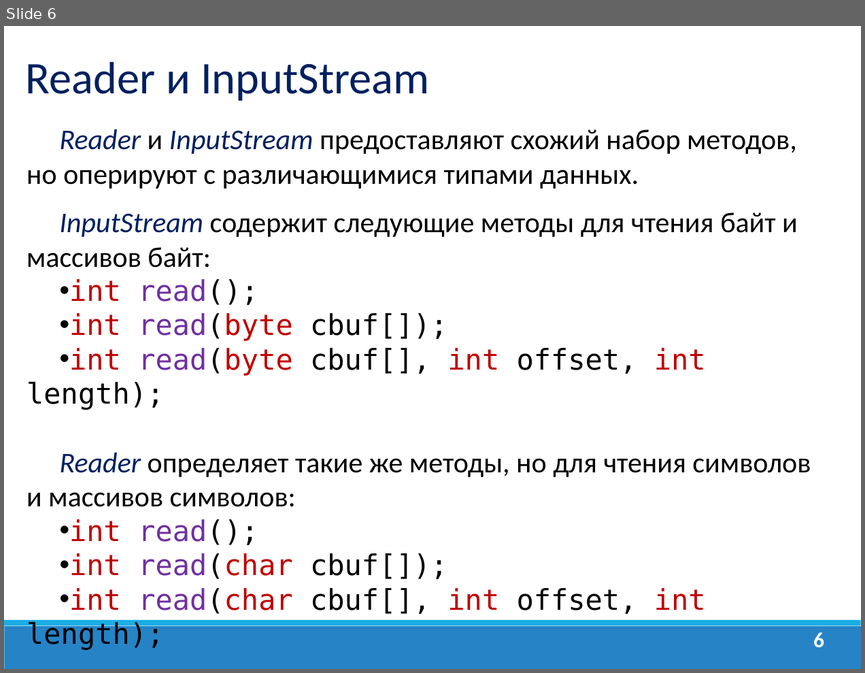
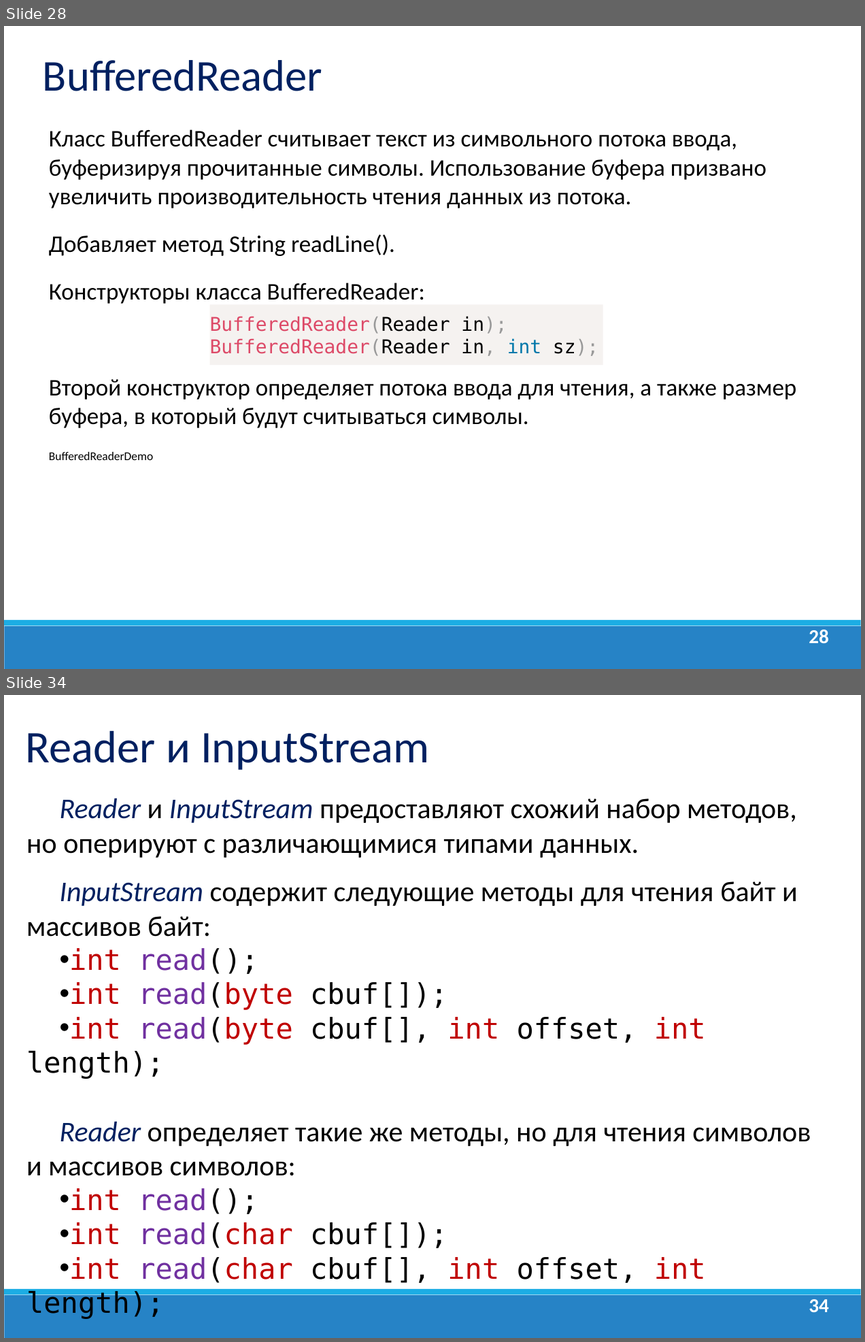
Before and after one commit to dmitry-academy/academy_5220, a slide deck: academy5220/resources/presentations_old/Java_Lection_11.Потоки ввода вывода.ppt. Shown one above the other, each under a label of ours: slide 6 before the commit, slides 28 and 34 after it; the slides between them are not shown. The pictures are 865x673 and 865x1342 pixels, drawn with LibreOffice and Linux fonts; fonts in the diff are those of the drawing; background and template pictures are left out. Boxes give left, top, right and bottom in pixels: in the first picture for what was removed or moved away, otherwise in the second. Text is boxed around its words. In the diff, an @@ line names an element or a change of style, - is before the commit and + after.

```diff
--- a/academy5220/resources/presentations_old/Java_Lection_11.Потоки ввода вывода.ppt
+++ b/academy5220/resources/presentations_old/Java_Lection_11.Потоки ввода вывода.ppt
@@ slide 28 added at box(4, 26, 861, 669), background #FFFFFF; not listed: 2 template elements that a slide beside it also shows @@
@@ text added at box(43, 60, 322, 91), 37 pt, text #002060 @@
+BufferedReader
@@ text added at box(49, 129, 797, 460), 20 pt, text #000000 @@
+Класс BufferedReader считывает текст из символьного потока ввода, буферизируя прочитанные символы. Использование буфера призвано увеличить производительность чтения данных из потока.
+Добавляет метод String readLine().
+Конструкторы класса BufferedReader:
+Второй конструктор определяет потока ввода для чтения, а также размер буфера, в который будут считываться символы.
+BufferedReaderDemo
@@ rectangle added at box(209, 305, 603, 365), fill #F5F2F0, 16 pt, text #DD4A68 @@
+BufferedReader(Reader in);
+BufferedReader(Reader in, int sz);
@@ page number added at box(808, 629, 828, 643), 16.6 pt, text #FFFFFF, bold @@
+28
@@ what was slide 6 is now slide 34 @@
@@ page number at box(808, 1299, 828, 1312): text changed; size 18 to 16.6 pt @@
-6
+34
```
Also in this commit, not shown: 9 slides changed, 29 other slides added, 2 slides removed, 18 other files.
